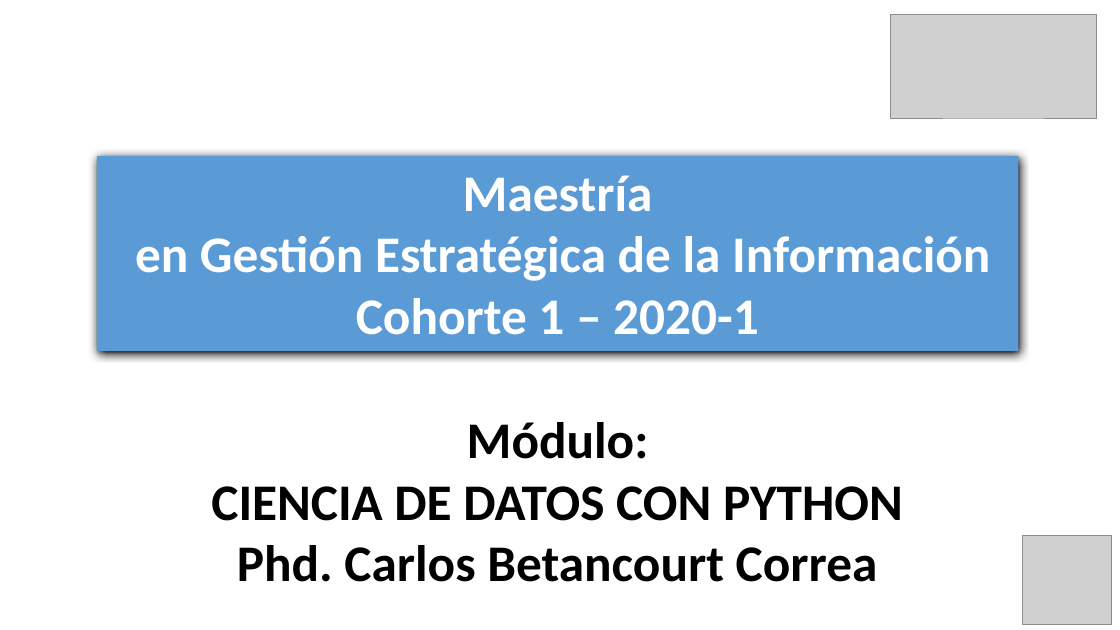
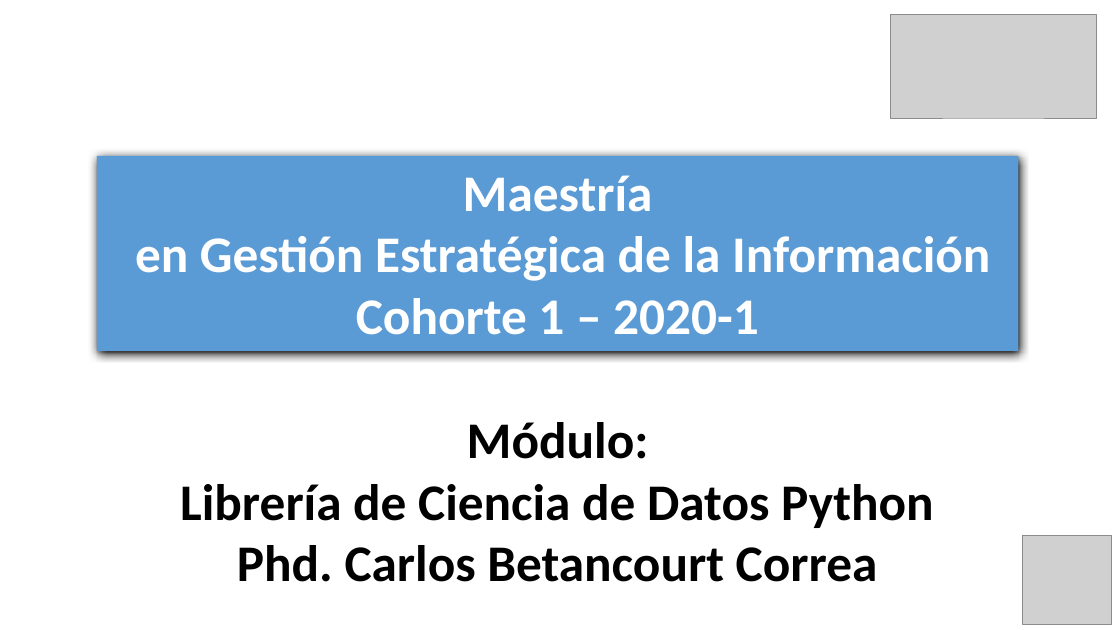
Before and after one commit to Duvandres19/Analitica_Python, a slide deck: slide 1 of Curso_Analitica_Librerias.pptx. Drawn at 1120x630 pixels with LibreOffice and Linux fonts; fonts in the diff are those of the drawing; grey boxes stand for pictures; background and template pictures are left out. Boxes give left, top, right and bottom in pixels: in the first picture for what was removed or moved away, otherwise in the second. Text is boxed around its words. In the diff, an @@ line names an element or a change of style, - is before the commit and + after.

```diff
--- a/Curso_Analitica_Librerias.pptx
+++ b/Curso_Analitica_Librerias.pptx
@@ text "Módulo:": place and size @@
-text "Módulo:" at (211,422,903,582)
+text "Módulo:" at (180,422,934,582)
@@ text at (180,484,934,528): text changed @@
-CIENCIA DE DATOS CON PYTHON
+Librería de Ciencia de Datos Python
```
Also in this commit, not shown: 36 other slides changed, 8 slides added, 29 other files.
